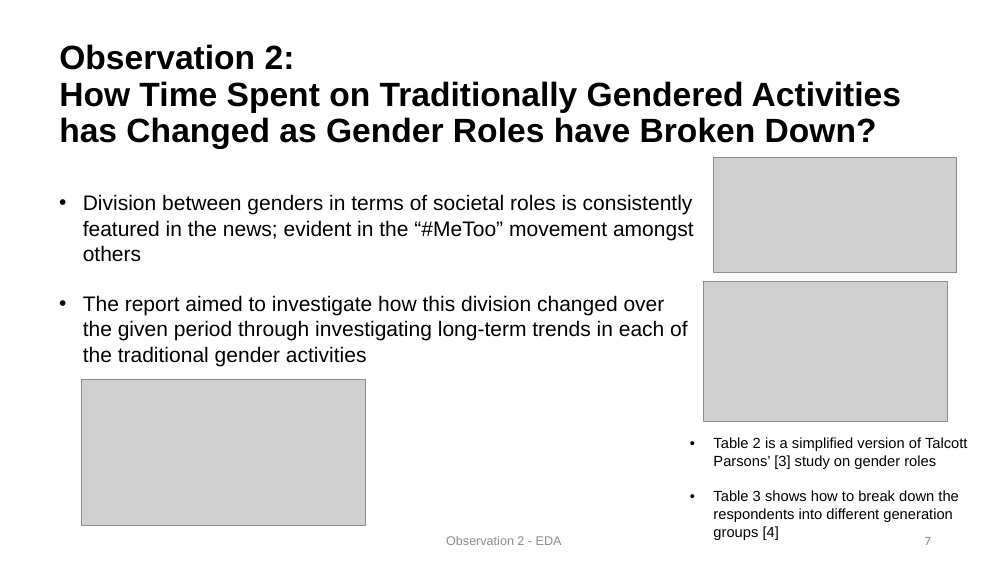
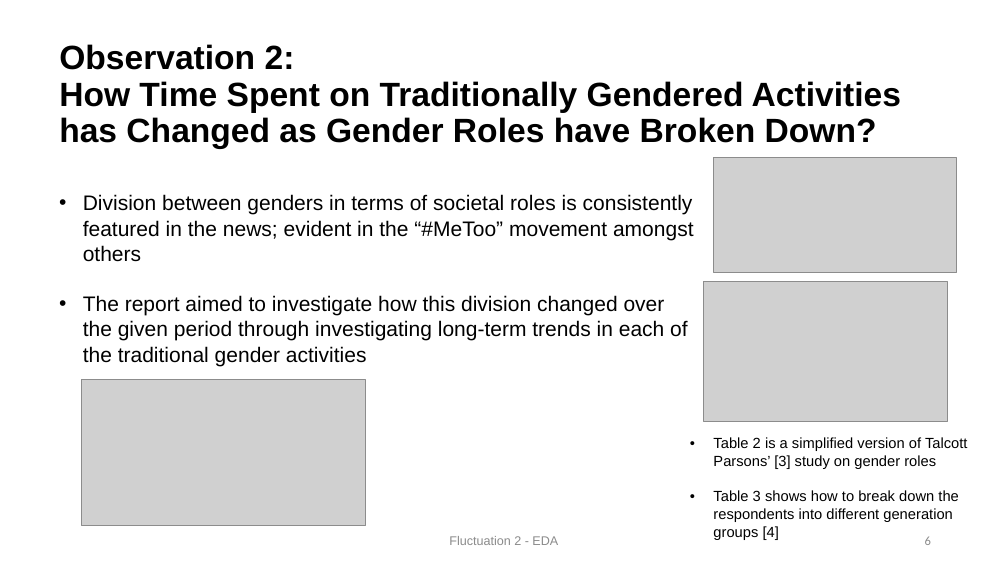
Before and after one commit to HarrisonWilde/AmericanTimeUseSurvey, a slide deck: slide 6 of Presentation/slides (1).pptx (slide 7 before the commit). Drawn at 1008x567 pixels with LibreOffice and Linux fonts; fonts in the diff are those of the drawing; grey boxes stand for pictures. Boxes give left, top, right and bottom in pixels: in the first picture for what was removed or moved away, otherwise in the second. Text is boxed around its words. In the diff, an @@ line names an element or a change of style, - is before the commit and + after.

```diff
--- a/Presentation/slides (1).pptx
+++ b/Presentation/slides (1).pptx
@@ text at bbox=[449, 536, 558, 545]: text changed @@
-Observation 2 - EDA
+Fluctuation 2 - EDA
@@ page number at bbox=[925, 536, 931, 545]: text changed @@
-7
+6
```
Also in this commit, not shown: 9 other slides changed, 1 slide added, 2 slides removed, 26 other files.
